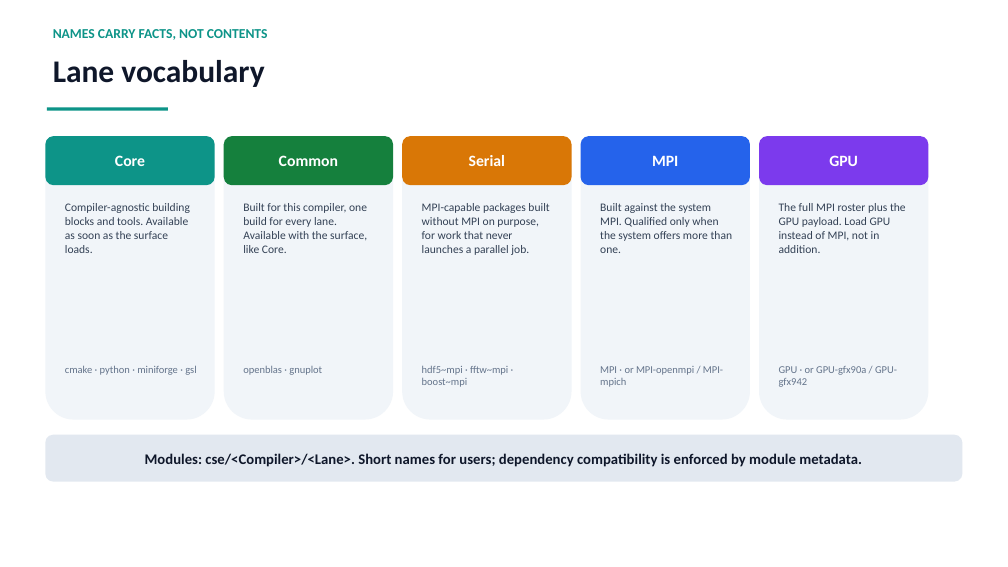
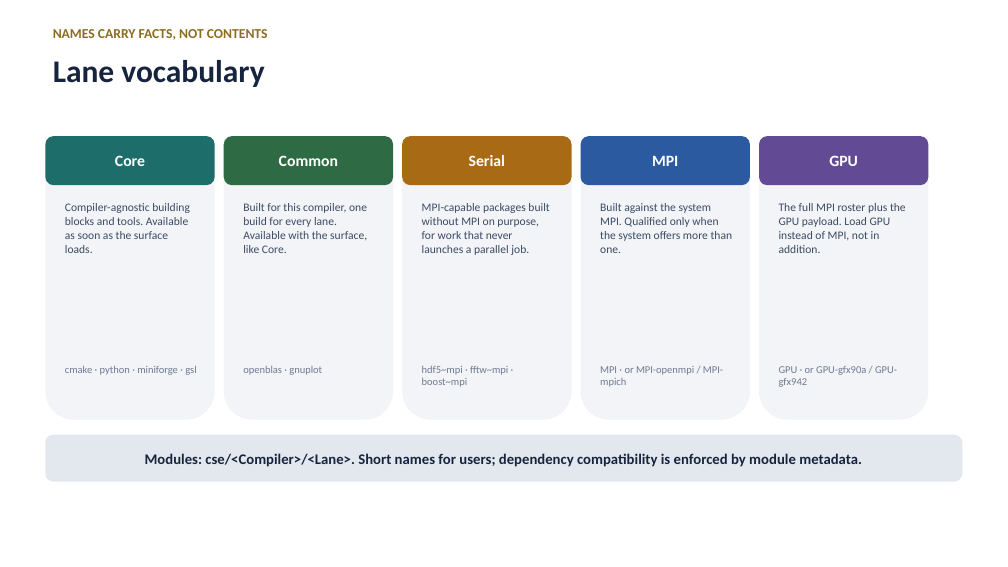
Before and after one commit to ray12514/stack-planning, a slide deck: slide 6 of presentations/cse_lanes_model.pptx. Drawn at 1008x567 pixels with LibreOffice and Linux fonts; fonts in the diff are those of the drawing. Boxes give left, top, right and bottom in pixels: in the first picture for what was removed or moved away, otherwise in the second. Text is boxed around its words. In the diff, an @@ line names an element or a change of style, - is before the commit and + after.

Commit message:
Deck: navy and gold palette, and drop the machine-design tells
The old palette was the Tailwind default color set verbatim, which is a
soft fingerprint of generated design, and the deck carried two stronger
ones: an accent rule under every title and coloured edge stripes on the
cards. The palette is now a hand-tuned navy and gold family in the HPCMP
direction, the title rule is gone, and the stripes are replaced by
colouring the card's own heading, which keeps the lane colour coding
without the stripe.

```diff
--- a/presentations/cse_lanes_model.pptx
+++ b/presentations/cse_lanes_model.pptx
@@ text "NAMES CARRY FACTS, NOT CONTENTS" at <box>53,29,268,40</box>: text colour #0D9488 to #8C6D1F @@
@@ text "Lane vocabulary" at <box>53,60,264,87</box>: text colour #0F172A to #16243D @@
@@ rectangle removed at <box>47,107,168,110</box> @@
@@ rounded rectangle at <box>45,136,215,185</box>: fill #0D9488 to #1D6E6A @@
@@ fill #F1F5F9 to #F2F4F7 in 5 elements at <box>224,136,393,420</box>, <box>402,136,572,420</box>, <box>581,136,750,420</box>, <box>759,136,929,420</box>, <box>45,136,215,420</box> @@
@@ rounded rectangle at <box>224,136,393,185</box>: fill #15803D to #2E6B45 @@
@@ rounded rectangle at <box>402,136,572,185</box>: fill #D97706 to #A86A14 @@
@@ rounded rectangle at <box>581,136,750,185</box>: fill #2563EB to #2C5AA0 @@
@@ rounded rectangle at <box>759,136,929,185</box>: fill #7C3AED to #634A94 @@
@@ rounded rectangle "Modules: cse/<Compiler>/<Lane>. Short names for ..." at <box>45,435,963,482</box>: text colour #0F172A to #16243D; fill #E2E8F0 to #E3E7EE @@
```
Also in this commit, not shown: 13 other slides changed, 1 other file.
